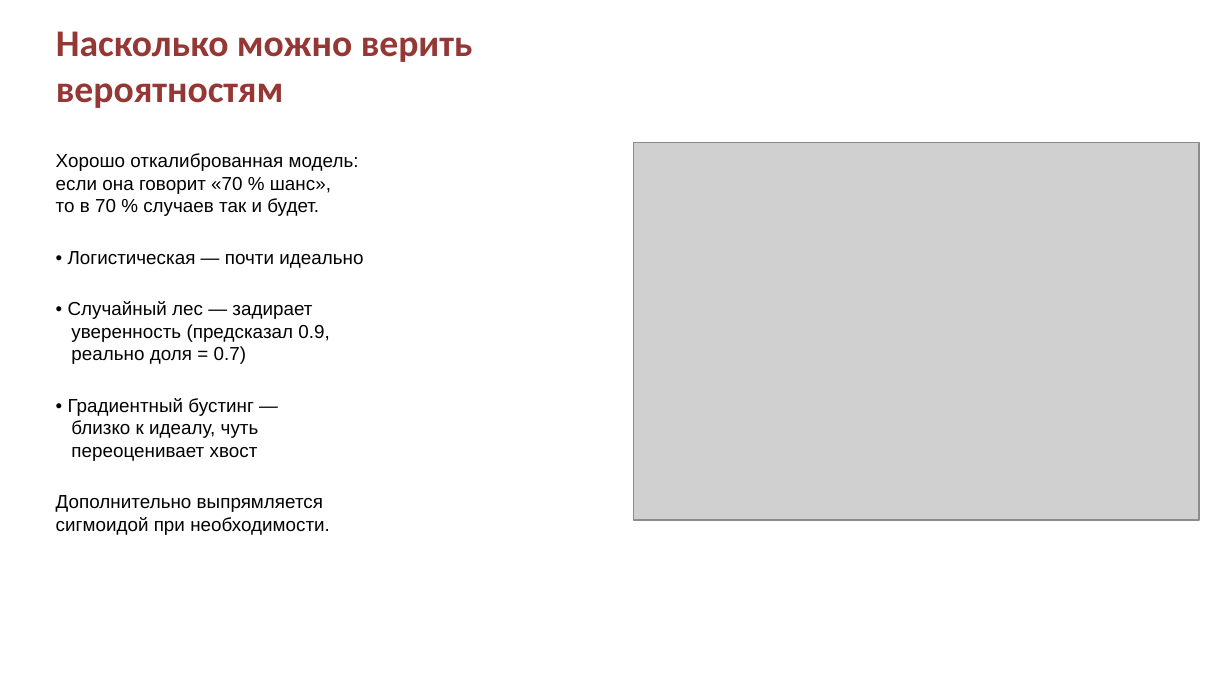
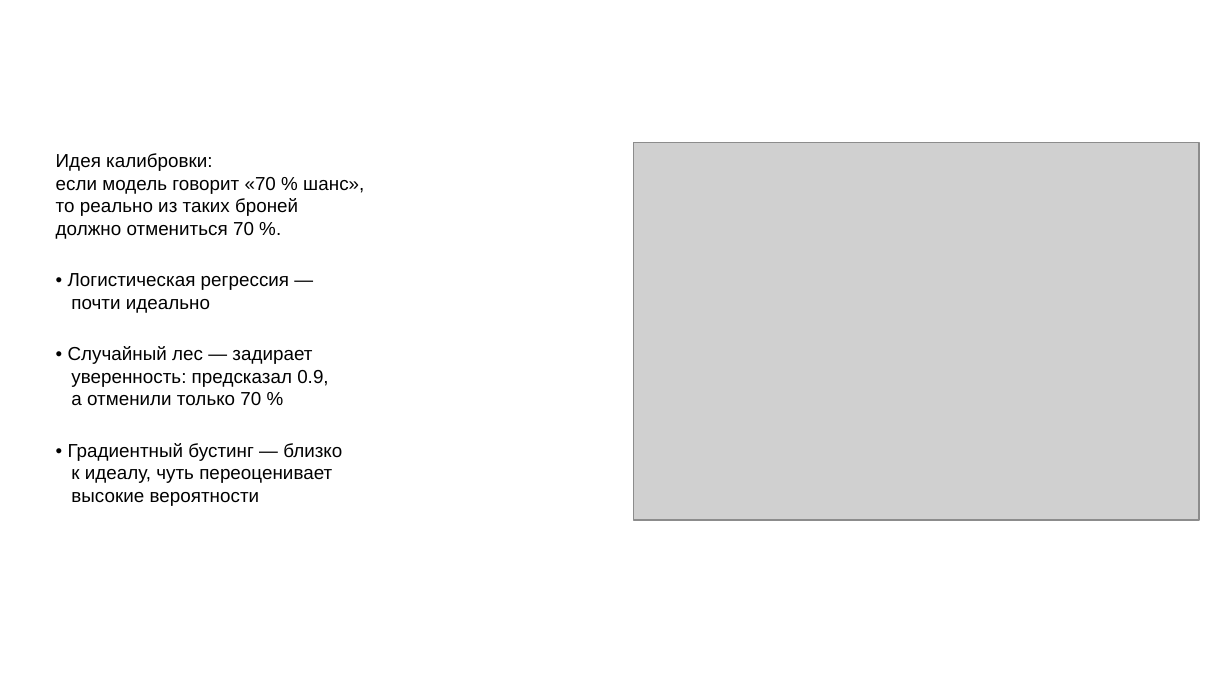
Before and after one commit to vitasha10/spbu2-project-sem2-ai, a slide deck: slide 11 of docs/presentation.pptx. Drawn at 1232x693 pixels with LibreOffice and Linux fonts; fonts in the diff are those of the drawing; grey boxes stand for pictures; background and template pictures are left out. Boxes give left, top, right and bottom in pixels: in the first picture for what was removed or moved away, otherwise in the second. Text is boxed around its words. In the diff, an @@ line names an element or a change of style, - is before the commit and + after.

Commit message:
tune presentation: charts, titles, text

```diff
--- a/docs/presentation.pptx
+++ b/docs/presentation.pptx
@@ title removed at bbox=[56, 31, 473, 108] @@
-Насколько можно верить вероятностям
@@ text at bbox=[56, 153, 364, 313]: text changed @@
-Хорошо откалиброванная модель:
-если она говорит «70 % шанс»,
-то в 70 % случаев так и будет.
-• Логистическая — почти идеально
+Идея калибровки:
+если модель говорит «70 % шанс»,
+то реально из таких броней
+должно отмениться 70 %.
+• Логистическая регрессия —
+почти идеально
@@ text at bbox=[68, 370, 342, 506]: text changed @@
-уверенность (предсказал 0.9,
-реально доля = 0.7)
-• Градиентный бустинг —
-близко к идеалу, чуть
-переоценивает хвост
-Дополнительно выпрямляется
-сигмоидой при необходимости.
+уверенность: предсказал 0.9,
+а отменили только 70 %
+• Градиентный бустинг — близко
+к идеалу, чуть переоценивает
+высокие вероятности
```
Also in this commit, not shown: 13 other slides changed, 6 other files.
